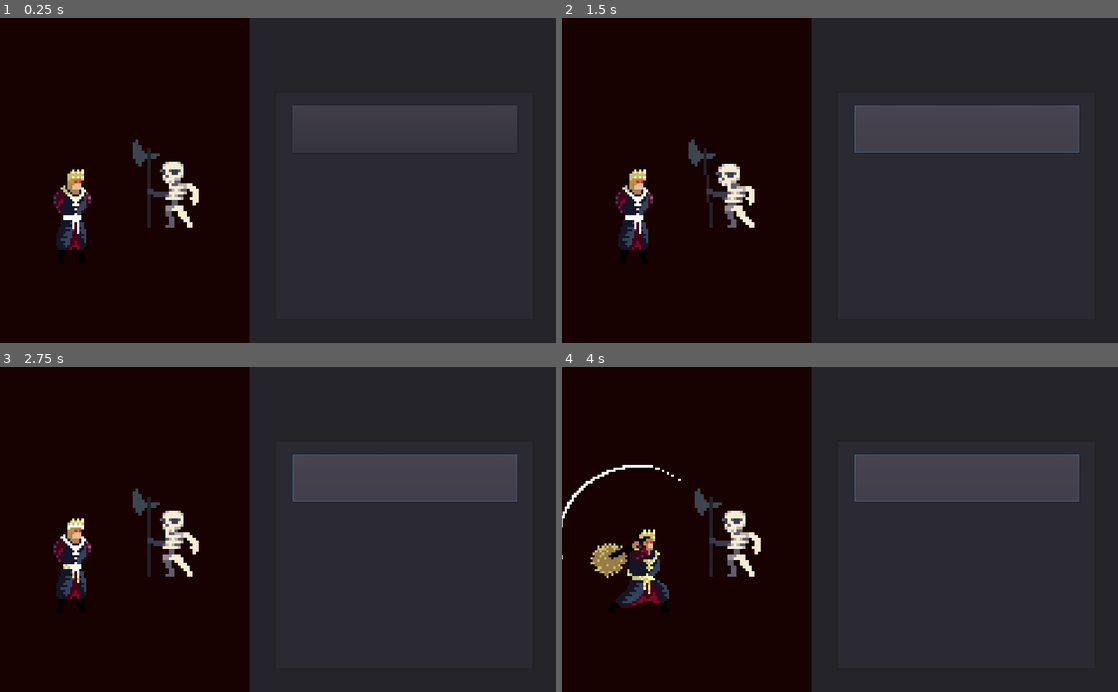
Above: before the commit, frames 1-4 (two rows, left to right).
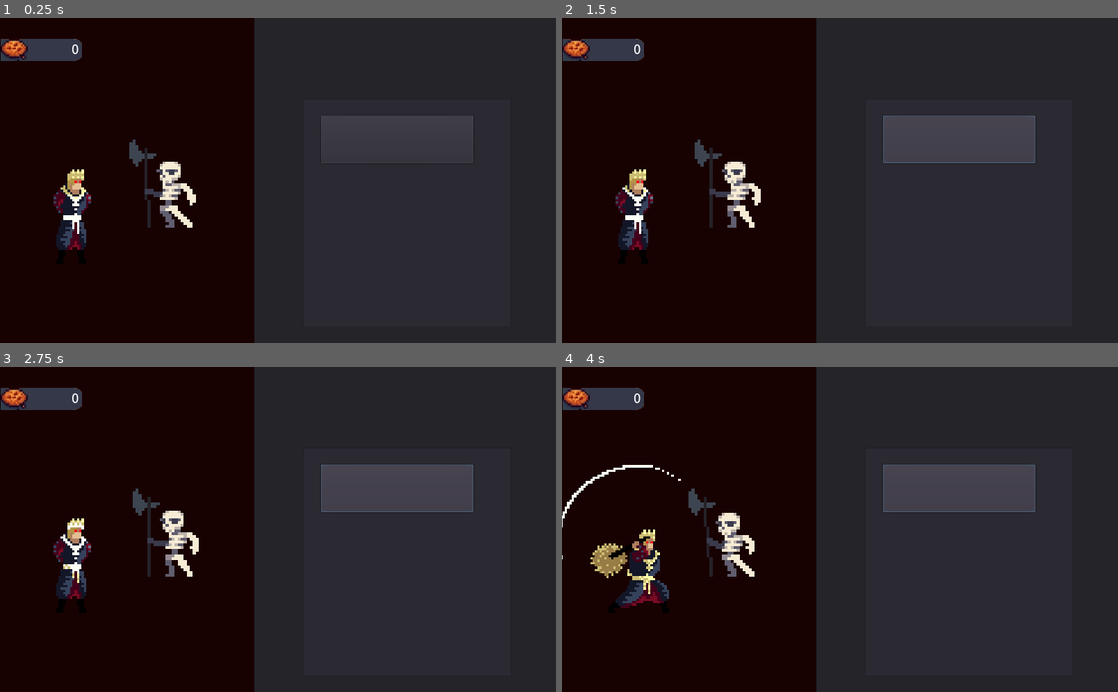
Above: after the commit, the same moments.

Repository: TableFlipper9/Informatics-Certificate-project
Game: Godot game, scene res://World.tscn
Same seed, same stepped clock (60 frames per second), same inputs: the game is played once before the commit and once after it.
Inputs (mouse positions are in pixels of both pictures, inside the frame that each line leads up to; where the layout moved, square brackets give the same spot in the first picture):
- Up to frame 1 (0.25 s): no input
- Up to frame 2 (1.5 s): click (956, 138) [967, 128] at 0.5 s; click (956, 138) [967, 128] at 1.25 s
- Up to frame 3 (2.75 s): click (394, 487) [405, 477] at 2 s
- Up to frame 4 (4 s): hold Space (Attack) 2.78-3.53 s; tap Space (Attack) at 3.6 s

The runs differ from the first frame. In frame 1, 3.2% of the frame differs, in the area x 0-93%, y 0-100%; in frame 2, 6.5%; in frame 3, 5.7%; in frame 4, 6.6%.

Commit message:
Add files via upload

Diff:
--- /dev/null
+++ b/Atestat/Building.tscn
@@ -0,0 +1,19 @@
+[gd_scene format=2]
+
+[node name="Building" type="Control"]
+anchor_right = 1.0
+anchor_bottom = 1.0
+margin_right = -737.0
+margin_bottom = -508.0
+
+[node name="Button" type="Button" parent="."]
+margin_left = 2.0
+margin_top = 1.0
+margin_right = 283.0
+margin_bottom = 89.0
+
+[node name="Label" type="Label" parent="."]
+margin_left = 3.0
+margin_top = 2.0
+margin_right = 125.0
+margin_bottom = 74.0
--- /dev/null
+++ b/Atestat/Counter.tscn
@@ -0,0 +1,56 @@
+[gd_scene load_steps=5 format=2]
+
+[ext_resource path="res://cookie.jpg" type="Texture" id=1]
+[ext_resource path="res://UI-removebg-preview (1).png" type="Texture" id=2]
+[ext_resource path="res://Comfortaa-Bold.ttf" type="DynamicFontData" id=3]
+
+[sub_resource type="DynamicFont" id=1]
+size = 24
+font_data = ExtResource( 3 )
+
+[node name="GUI" type="MarginContainer"]
+anchor_right = 1.0
+anchor_bottom = 1.0
+
+[node name="HBoxContainer" type="HBoxContainer" parent="."]
+margin_right = 1024.0
+margin_bottom = 600.0
+
+[node name="Bars" type="VBoxContainer" parent="HBoxContainer"]
+margin_right = 150.0
+margin_bottom = 600.0
+
+[node name="Bar" type="HBoxContainer" parent="HBoxContainer/Bars"]
+margin_right = 150.0
+margin_bottom = 40.0
+
+[node name="Count" type="MarginContainer" parent="HBoxContainer/Bars/Bar"]
+margin_right = 150.0
+margin_bottom = 40.0
+
+[node name="Background" type="NinePatchRect" parent="HBoxContainer/Bars/Bar/Count"]
+margin_right = 150.0
+margin_bottom = 40.0
+rect_min_size = Vector2( 150, 40 )
+texture = ExtResource( 2 )
+
+[node name="Title" type="TextureRect" parent="HBoxContainer/Bars/Bar/Count"]
+margin_right = 150.0
+margin_bottom = 40.0
+rect_min_size = Vector2( 50, 40 )
+texture = ExtResource( 1 )
+stretch_mode = 3
+
+[node name="Numbers" type="Label" parent="HBoxContainer/Bars/Bar/Count"]
+margin_right = 150.0
+margin_bottom = 40.0
+rect_min_size = Vector2( 140, 40 )
+custom_fonts/font = SubResource( 1 )
+text = "0 "
+align = 2
+valign = 1
+
+[node name="HBoxContainer" type="HBoxContainer" parent="HBoxContainer/Bars"]
+margin_top = 44.0
+margin_right = 150.0
+margin_bottom = 44.0
--- a/Atestat/Enemy.tscn
+++ b/Atestat/Enemy.tscn
@@ -1,9 +1,6 @@
-[gd_scene load_steps=15 format=2]
+[gd_scene load_steps=14 format=2]
 
 [ext_resource path="res://Skeleton Idle.png" type="Texture" id=1]
-
-[sub_resource type="RectangleShape2D" id=1]
-extents = Vector2( 71.5, 86.75 )
 
 [sub_resource type="AtlasTexture" id=2]
 atlas = ExtResource( 1 )
@@ -57,17 +54,13 @@
 "speed": 15.0
 } ]
 
-[node name="Enemy" type="StaticBody2D"]
-
-[node name="CollisionShape2D" type="CollisionShape2D" parent="."]
-position = Vector2( 73.4999, 85.25 )
-shape = SubResource( 1 )
+[node name="Enemy" type="Position2D"]
 
 [node name="AnimatedSprite" type="AnimatedSprite" parent="."]
 position = Vector2( 67.4999, 80.5 )
 scale = Vector2( 5.54166, 5.09375 )
 frames = SubResource( 13 )
 animation = "Idle_skeleton"
-frame = 6
+frame = 1
 playing = true
 flip_h = true
--- a/Atestat/Player.gd
+++ b/Atestat/Player.gd
@@ -1,4 +1,4 @@
-extends StaticBody2D
+extends Position2D
 
 var Health = 100
 var screen_size
--- a/Atestat/Player.tscn
+++ b/Atestat/Player.tscn
@@ -261,10 +261,60 @@
 "speed": 15.0
 } ]
 
-[sub_resource type="RectangleShape2D" id=35]
-extents = Vector2( 66.4689, 97.25 )
-
-[node name="Player" type="StaticBody2D"]
+[sub_resource type="AnimationNodeAnimation" id=94]
+animation = "Attck_player"
+
+[sub_resource type="AnimationNodeAnimation" id=95]
+animation = "Idle_player"
+
+[sub_resource type="AnimationNodeStateMachineTransition" id=96]
+
+[sub_resource type="AnimationNodeStateMachineTransition" id=97]
+switch_mode = 2
+auto_advance = true
+
+[sub_resource type="AnimationNodeStateMachine" id=98]
+states/Attck_player/node = SubResource( 94 )
+states/Attck_player/position = Vector2( 675, 87 )
+states/Idle_player/node = SubResource( 95 )
+states/Idle_player/position = Vector2( 314, 87 )
+transitions = [ "Idle_player", "Attck_player", SubResource( 96 ), "Attck_player", "Idle_player", SubResource( 97 ) ]
+start_node = "Idle_player"
+
+[sub_resource type="AnimationNodeStateMachinePlayback" id=99]
+
+[sub_resource type="Animation" id=100]
+resource_name = "Attck_player"
+length = 2.8
+tracks/0/type = "value"
+tracks/0/path = NodePath(".:animation")
+tracks/0/interp = 1
+tracks/0/loop_wrap = true
+tracks/0/imported = false
+tracks/0/enabled = true
+tracks/0/keys = {
+"times": PoolRealArray( 0 ),
+"transitions": PoolRealArray( 1 ),
+"update": 1,
+"values": [ "Idle_player" ]
+}
+
+[sub_resource type="Animation" id=101]
+resource_name = "Idle_player"
+tracks/0/type = "value"
+tracks/0/path = NodePath(".:animation")
+tracks/0/interp = 1
+tracks/0/loop_wrap = true
+tracks/0/imported = false
+tracks/0/enabled = true
+tracks/0/keys = {
+"times": PoolRealArray( 0 ),
+"transitions": PoolRealArray( 1 ),
+"update": 1,
+"values": [ "Idle_player" ]
+}
+
+[node name="Player" type="Position2D"]
 script = ExtResource( 2 )
 
 [node name="AnimatedSprite" type="AnimatedSprite" parent="."]
@@ -275,8 +325,14 @@
 frame = 3
 playing = true
 
-[node name="CollisionShape2D" type="CollisionShape2D" parent="."]
-position = Vector2( 70.0416, 98.4063 )
-shape = SubResource( 35 )
+[node name="AnimationTree" type="AnimationTree" parent="."]
+tree_root = SubResource( 98 )
+anim_player = NodePath("../AnimationPlayer")
+parameters/playback = SubResource( 99 )
+
+[node name="AnimationPlayer" type="AnimationPlayer" parent="."]
+root_node = NodePath("../AnimatedSprite")
+anims/Attck_player = SubResource( 100 )
+anims/Idle_player = SubResource( 101 )
 
 [connection signal="animation_finished" from="AnimatedSprite" to="." method="_on_AnimatedSprite_animation_finished"]
--- /dev/null
+++ b/Atestat/World.gd
@@ -0,0 +1,9 @@
+extends Node2D
+
+var cookies = 0
+
+func _ready():
+	pass
+
+func _process(delta):
+	pass
--- a/Atestat/World.tscn
+++ b/Atestat/World.tscn
@@ -1,30 +1,33 @@
-[gd_scene load_steps=4 format=2]
+[gd_scene load_steps=6 format=2]
 
 [ext_resource path="res://Player.tscn" type="PackedScene" id=1]
-[ext_resource path="res://Upgrades.tscn" type="PackedScene" id=2]
+[ext_resource path="res://World.gd" type="Script" id=2]
 [ext_resource path="res://Enemy.tscn" type="PackedScene" id=3]
+[ext_resource path="res://Building.tscn" type="PackedScene" id=4]
+[ext_resource path="res://Counter.tscn" type="PackedScene" id=5]
 
 [node name="World" type="Node2D"]
+script = ExtResource( 2 )
 
 [node name="Panel" type="Panel" parent="."]
-margin_left = 460.0
+margin_left = 467.0
 margin_right = 1024.0
 margin_bottom = 600.0
 
 [node name="ItemList" type="ItemList" parent="Panel"]
-margin_left = 46.0
-margin_top = 136.0
-margin_right = 523.0
-margin_bottom = 558.0
+margin_left = 91.0
+margin_top = 149.0
+margin_right = 475.0
+margin_bottom = 571.0
 
-[node name="Upgrades" parent="Panel/ItemList" instance=ExtResource( 2 )]
-margin_left = 30.0
-margin_top = 25.0
-margin_right = -29.0
-margin_bottom = -309.0
+[node name="Building" parent="Panel/ItemList" instance=ExtResource( 4 )]
+margin_left = 31.0
+margin_top = 30.0
+margin_right = -68.0
+margin_bottom = -301.0
 
 [node name="ColorRect" type="ColorRect" parent="."]
-margin_right = 460.0
+margin_right = 468.0
 margin_bottom = 600.0
 color = Color( 0.0980392, 0.00784314, 0.00784314, 1 )
 
@@ -33,3 +36,9 @@
 
 [node name="Enemy" parent="." instance=ExtResource( 3 )]
 position = Vector2( 232, 225 )
+
+[node name="GUI" parent="." instance=ExtResource( 5 )]
+margin_left = 1.0
+margin_top = 39.0
+margin_right = 151.0
+margin_bottom = 83.0
--- a/Atestat/project.godot
+++ b/Atestat/project.godot
@@ -35,6 +35,10 @@
  ]
 }
 
+[mono]
+
+project/assembly_name="CookieVenture"
+
 [physics]
 
 common/enable_pause_aware_picking=true
Binary file added: Atestat/Comfortaa-Bold.ttf
Not shown: 1 places in Atestat/Player.tscn that only renumber resources
Binary file added: Atestat/UI-removebg-preview (1).png
Not shown, added: Atestat/UI-removebg-preview (1).png.import
Binary file added: Atestat/cookie.jpg
Not shown, added: Atestat/cookie.jpg.import
